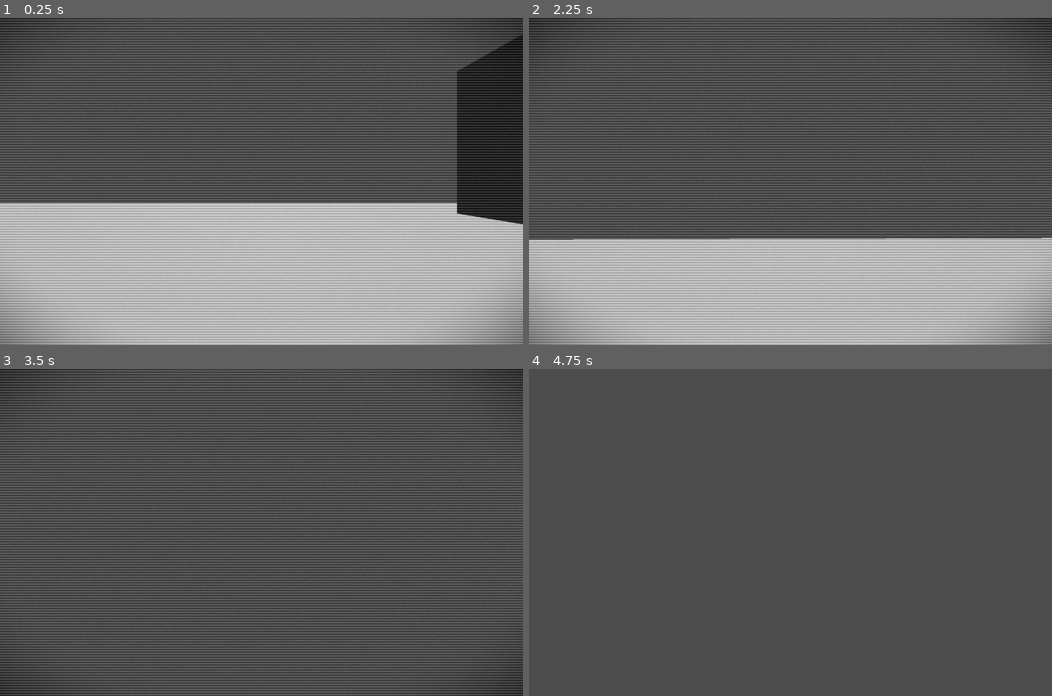
Above: before the commit, frames 1-4 (two rows, left to right).
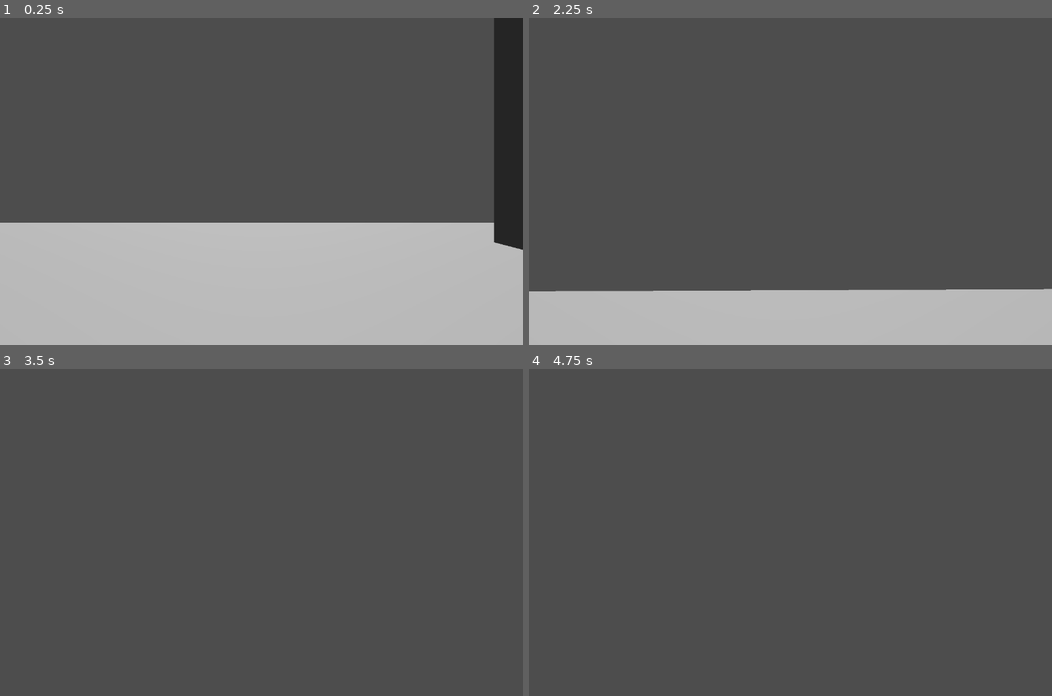
Above: after the commit, the same moments.

Repository: Genaro-Coronel-Gtz/depth_game
Game: Godot game, scene res://Scenes/Prototipo.tscn
Two runs of this game, one before a commit and one after it. Both use one fixed random seed, a clock stepped at 60 frames per second and the inputs below.
Inputs (mouse positions are in pixels of both pictures, inside the frame that each line leads up to):
- Up to frame 1 (0.25 s): no input
- Up to frame 2 (2.25 s): tap Enter at 0.5 s; move the mouse to (816, 181) at 0.52 s; hold F (change_cam) 0.53-1.28 s; hold W (Forward) from 0.53 s (still down); tap Space (jump) at 0.77, 1.52 s; move the mouse to (764, 181) at 1.27 s; tap Ctrl (shoot_cam) at 1.35 s; move the mouse to (800, 174) at 2.02 s; hold F (change_cam) from 2.03 s (still down)
- Up to frame 3 (3.5 s): keep holding W (Forward); move the mouse to (256, 539) at 2.77 s; release F (change_cam) at 2.78 s; tap Ctrl (shoot_cam) at 2.85 s; tap Space (jump) at 3.02 s
- Up to frame 4 (4.75 s): keep holding W (Forward); tap Space (jump) at 3.5, 3.77, 4.52 s; move the mouse to (827, 535) at 3.52 s; hold F (change_cam) 3.53-4.28 s; tap Enter at 4.25 s; move the mouse to (748, 529) at 4.27 s; tap Ctrl (shoot_cam) at 4.35 s

The runs differ from the first frame. In frame 1, 20% of the frame differs, in the area x 0-100%, y 0-100%; in frame 2, 26%; in frame 3, 10%; in frame 4, nothing differs.

Commit message:
Fix old camera nodes

Diff:
--- /dev/null
+++ b/Scenes/LoadBlur.gd
@@ -0,0 +1,15 @@
+extends CanvasLayer
+
+@onready var old_cam_layer : TextureRect = $Control/TextureRect
+var shader_material : ShaderMaterial
+
+func _init_blur_configs():
+	var blur_shader = load("res://Shaders/old_camera.gdshader")
+	shader_material = ShaderMaterial.new()
+	shader_material.shader = blur_shader
+	old_cam_layer.material = shader_material
+	old_cam_layer.visible = true
+	print(" old cam visible")
+
+func _ready() -> void:
+	_init_blur_configs()
--- a/Scenes/Prototipo.tscn
+++ b/Scenes/Prototipo.tscn
@@ -1,5 +1,6 @@
-[gd_scene load_steps=5 format=3 uid="uid://dqe37fah5kkke"]
+[gd_scene load_steps=6 format=3 uid="uid://dqe37fah5kkke"]
 
+[ext_resource type="Script" uid="uid://bj8cdvfs4xtkh" path="res://Scenes/LoadBlur.gd" id="1_uacpp"]
 [ext_resource type="PackedScene" uid="uid://dbt1a88wxs1x5" path="res://Scenes/player.tscn" id="10_sp2pw"]
 
 [sub_resource type="Environment" id="Environment_ky065"]
@@ -11,6 +12,26 @@
 size = Vector3(20, 0.5, 20)
 
 [node name="Prototipo" type="Node3D"]
+
+[node name="CanvasLayer" type="CanvasLayer" parent="."]
+follow_viewport_enabled = true
+script = ExtResource("1_uacpp")
+
+[node name="Control" type="Control" parent="CanvasLayer"]
+layout_mode = 3
+anchors_preset = 15
+anchor_right = 1.0
+anchor_bottom = 1.0
+grow_horizontal = 2
+grow_vertical = 2
+
+[node name="TextureRect" type="TextureRect" parent="CanvasLayer/Control"]
+layout_mode = 1
+anchors_preset = 15
+anchor_right = 1.0
+anchor_bottom = 1.0
+grow_horizontal = 2
+grow_vertical = 2
 
 [node name="WorldEnvironment" type="WorldEnvironment" parent="."]
 environment = SubResource("Environment_ky065")
@@ -36,3 +57,6 @@
 [node name="TestBox" type="CSGBox3D" parent="."]
 transform = Transform3D(1, 0, 0, 0, 1, 0, 0, 0, 1, 5.8, 2.5, -5)
 size = Vector3(3, 5, 3)
+
+[node name="CSGCylinder3D" type="CSGCylinder3D" parent="."]
+transform = Transform3D(0.998108, 0.0614841, 0, -0.0614841, 0.998108, 0, 0, 0, 1, -4.94849, 0, 0.775311)
--- a/Scenes/player.tscn
+++ b/Scenes/player.tscn
@@ -1,6 +1,7 @@
-[gd_scene load_steps=4 format=3 uid="uid://dbt1a88wxs1x5"]
+[gd_scene load_steps=5 format=3 uid="uid://dbt1a88wxs1x5"]
 
 [ext_resource type="Script" uid="uid://xtokxmde8k1l" path="res://Script/player.gd" id="1_ajj78"]
+[ext_resource type="Script" uid="uid://c08ofn3fep3fw" path="res://Script/DOF.gd" id="2_cvnsp"]
 
 [sub_resource type="CapsuleShape3D" id="CapsuleShape3D_l7m1b"]
 
@@ -11,13 +12,10 @@
 collision_mask = 5
 script = ExtResource("1_ajj78")
 
-[node name="SubViewport" type="SubViewport" parent="."]
-handle_input_locally = false
-size = Vector2i(800, 800)
-render_target_update_mode = 4
-
-[node name="CaptureCamera" type="Camera3D" parent="SubViewport"]
+[node name="CaptureCamera" type="Camera3D" parent="."]
 transform = Transform3D(1, 0, 0, 0, 1, 0, 0, 0, 1, 0, 2, 0)
+fov = 44.0
+script = ExtResource("2_cvnsp")
 
 [node name="Camera3D" type="Camera3D" parent="."]
 transform = Transform3D(1, 0, 0, 0, 1, 0, 0, 0, 1, 0, 2, 0)
@@ -28,21 +26,3 @@
 
 [node name="MeshInstance3D" type="MeshInstance3D" parent="CollisionShape3D"]
 mesh = SubResource("CapsuleMesh_cvnsp")
-
-[node name="CanvasLayer" type="CanvasLayer" parent="."]
-
-[node name="Control" type="Control" parent="CanvasLayer"]
-layout_mode = 3
-anchors_preset = 15
-anchor_right = 1.0
-anchor_bottom = 1.0
-grow_horizontal = 2
-grow_vertical = 2
-
-[node name="TextureRect" type="TextureRect" parent="CanvasLayer/Control"]
-layout_mode = 1
-anchors_preset = 15
-anchor_right = 1.0
-anchor_bottom = 1.0
-grow_horizontal = 2
-grow_vertical = 2
--- /dev/null
+++ b/Script/DOF.gd
@@ -0,0 +1,38 @@
+extends Camera3D
+
+@export var target_path: NodePath
+var target: Node3D
+var camera_attributes: CameraAttributesPractical
+
+func _ready():
+	# Obtener el objetivo (por ejemplo, una esfera)
+	target = get_node_or_null(target_path)
+
+	# Crear y asignar atributos de cámara
+	camera_attributes = CameraAttributesPractical.new()
+	self.camera_attributes = camera_attributes
+
+	# Activar el DOF
+	#enable_dof()
+
+func _process(delta):
+	if target and camera_attributes:
+		var distance = global_position.distance_to(target.global_position)
+
+		# Ajustar el enfoque dinámicamente
+		camera_attributes.dof_blur_far_distance = lerp(camera_attributes.dof_blur_far_distance, distance, delta * 5.0)
+		camera_attributes.dof_blur_near_distance = lerp(camera_attributes.dof_blur_near_distance, distance * 0.5, delta * 5.0)
+
+func enable_dof():
+	# Activar desenfoque lejano
+	camera_attributes.dof_blur_far_enabled = true
+	camera_attributes.dof_blur_far_distance = 10.0
+	camera_attributes.dof_blur_far_transition = 5.0
+
+	# Activar desenfoque cercano
+	camera_attributes.dof_blur_near_enabled = true
+	camera_attributes.dof_blur_near_distance = 2.0
+	camera_attributes.dof_blur_near_transition = 2.0
+
+	# Intensidad general del desenfoque
+	camera_attributes.dof_blur_amount = 0.6
--- a/Script/player.gd
+++ b/Script/player.gd
@@ -5,40 +5,12 @@
 var mouse_sensitivity = 0.00050
 
 @export var jump_velocity = 6.0
-@onready var minimap_rect : TextureRect = $CanvasLayer/Control/TextureRect
-@onready var capture_subviewport: SubViewport = $SubViewport
-@onready var capture_camera: Camera3D = $SubViewport/CaptureCamera
+@onready var capture_camera: Camera3D = $CaptureCamera
 
 var capture_camera_active = false
 
-var shader_material : ShaderMaterial
-var is_blurred : bool = false
-
-func _init_blur_configs():
-	capture_subviewport.render_target_update_mode = SubViewport.UPDATE_ALWAYS
-	var blur_shader = load("res://Shaders/old_camera.gdshader")
-	shader_material = ShaderMaterial.new()
-	shader_material.shader = blur_shader
-	#shader_material.set_shader_parameter("blur_size", 1)
-	minimap_rect.material = shader_material
-
-	minimap_rect.texture = capture_subviewport.get_texture()
-
 func _ready() -> void:
 	Input.mouse_mode = Input.MOUSE_MODE_CAPTURED
-	_init_blur_configs()
-
-func _process(delta) -> void:
-	_sync_cameras($Camera3D, capture_camera)
-
-func _sync_cameras(camera_from: Camera3D, camera_to: Camera3D):
-	camera_to.global_transform.origin = camera_from.global_transform.origin
-	camera_to.global_transform.basis = camera_from.global_transform.basis
-
-	camera_to.fov = camera_from.fov  # Copiar el Field of View (FOV)
-	camera_to.near = camera_from.near  # Copiar el near plane
-	camera_to.far = camera_from.far  # Copiar el far plane
-
 
 func _input(event):
 	if event is InputEventMouseMotion and Input.mouse_mode == Input.MOUSE_MODE_CAPTURED:
@@ -46,6 +18,8 @@
 		$Camera3D.rotate_x(-event.relative.y * mouse_sensitivity)
 		$Camera3D.rotation.x = clampf($Camera3D.rotation.x, -deg_to_rad(70), deg_to_rad(70))
 
+		capture_camera.rotate_x(-event.relative.y * mouse_sensitivity)
+		capture_camera.rotation.x = clampf(capture_camera.rotation.x, -deg_to_rad(70), deg_to_rad(70))
 
 	if event.is_action_pressed("change_cam"):
 		_toggle_cam()
@@ -54,33 +28,24 @@
 		_shoot_cam()
 
 func _toggle_cam():
-	print("toggle camera")
-
-	_sync_cameras($Camera3D, capture_camera)
 
 	if capture_camera_active:
-		$Camera3D.current = false
 		capture_camera.current = true
-		minimap_rect.visible = true
 	else:
 		$Camera3D.current = true
-		capture_camera.current = false
-		minimap_rect.visible = false
 
 	capture_camera_active = !capture_camera_active
 
 func _shoot_cam():
-	_sync_cameras($Camera3D, capture_camera)
-
 	await RenderingServer.frame_post_draw
 
 	var image = null
 
-	image = minimap_rect.get_viewport().get_texture().get_image()
-	#image = capture_subviewport.get_viewport().get_texture().get_image()
+	#image = $Camera3D.get_viewport().get_texture().get_image()
+	image = capture_camera.get_viewport().get_texture().get_image()
 
 	#if capture_camera_active:
-		#image = minimap_rect.get_viewport().get_texture().get_image()
+		#image = old_cam_layer.get_viewport().get_texture().get_image()
 	#else:
 		#image = capture_subviewport.get_viewport().get_texture().get_image()
 
Not shown, added: Scenes/LoadBlur.gd.uid
Not shown, added: Script/DOF.gd.uid
